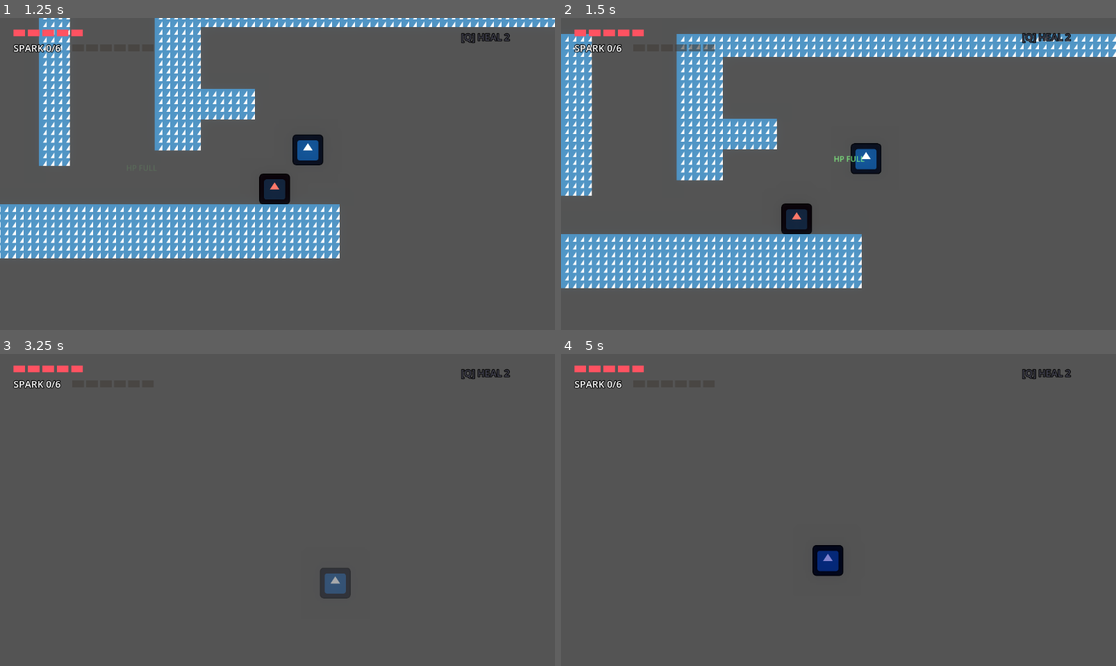
Above: before the commit, frames 1-4 (two rows, left to right).
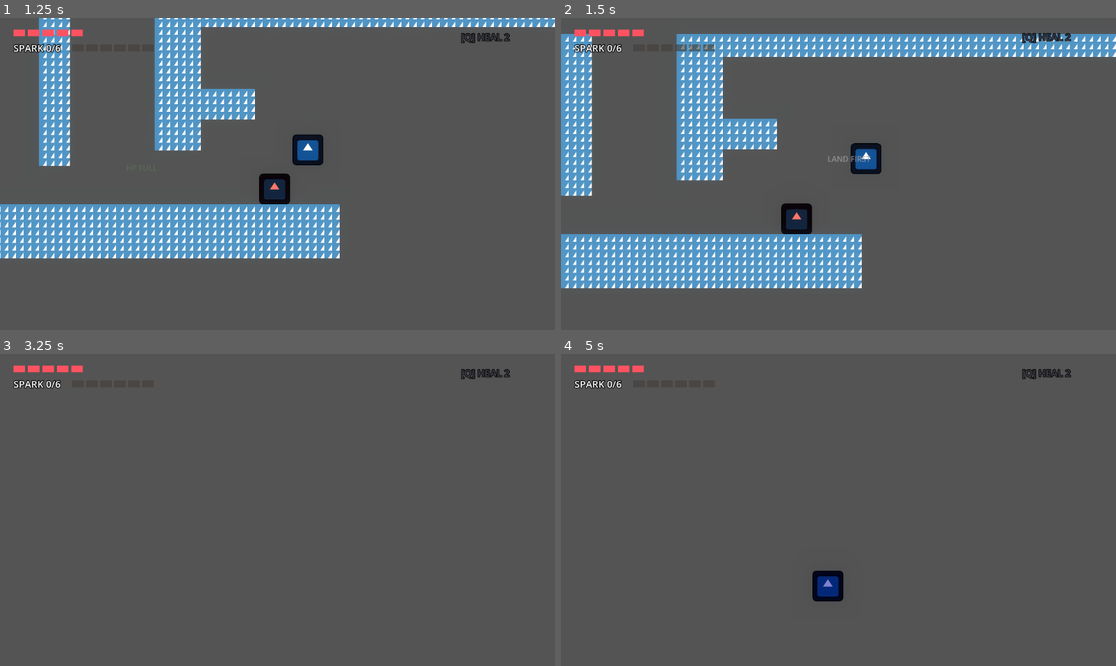
Above: after the commit, the same moments.

Repository: YllariSang/Action-Platformer-Prototype
Game: Godot game, scene res://Scenes/main.tscn
Two runs of this game, one before a commit and one after it. Both use one fixed random seed, a clock stepped at 60 frames per second and the inputs below. The engine's default icon, where the game draws it, is replaced by a stand-in: a white triangle on a blue panel in a dark square.
Inputs (mouse positions are in pixels of both pictures, inside the frame that each line leads up to):
- Up to frame 1 (1.25 s): tap Enter (ui_accept) at 0.5 s; move the mouse to (399, 158) at 0.52 s; hold D (right) from 0.53 s (still down); hold Q (heal) from 0.53 s (still down); tap Shift (dash) at 0.6 s; tap Space (jump) at 0.77, 1.07 s
- Up to frame 2 (1.5 s): keep holding D (right); move the mouse to (727, 189) at 1.27 s; release Q (heal) at 1.28 s; tap Q (heal) at 1.35 s
- Up to frame 3 (3.25 s): tap Space (jump) at 1.52, 1.82, 2.3, 2.85, 3.02 s; right-click (166, 525) at 1.55 s; move the mouse to (333, 441) at 2.02 s; release D (right) at 2.03 s; hold A (left) 2.03-2.78 s; right-click (333, 441) at 2.1 s; move the mouse to (249, 572) at 2.77 s; hold D (right) from 2.78 s (still down); tap Shift (dash) at 3.05 s
- Up to frame 4 (5 s): tap Space (jump) at 3.32, 3.77, 4.07, 4.52, 4.82 s; move the mouse to (1005, 556) at 3.52 s; press the mouse at (1005, 556) at 3.53 s; tap Q (heal) at 3.8 s; tap R (restart) at 4.15 s; move the mouse to (672, 463) at 4.27 s; release D (right) at 4.28 s; release the mouse at (672, 463) at 4.28 s; hold A (left) from 4.28 s (still down); tap Shift (dash) at 4.35 s; right-click (672, 463) at 4.55 s

Frame 1 is identical in both runs. In frame 2, less than 0.1% of the frame differs, in the area x 48-56%, y 44-47%; in frame 3, 0.5%; in frame 4, 0.9%, in the area x 45-51%, y 61-80%.

Commit message:
fix: gate player recovery actions

Diff:
--- a/Scripts/player.gd
+++ b/Scripts/player.gd
@@ -31,6 +31,10 @@
 @export var jump_force: float = -600.0
 @export var gravity: float = 1500.0
 @export var dash_speed: float = 1000.0
+## Seconds before the dash is handed back, counted from the moment it starts.
+## The dash itself only lasts DashTimer's 0.2s, so this is the gap that decides
+## how often the player can actually cross a gap or close on a flier.
+@export var dash_cooldown: float = 0.6
 @export var max_jumps: int = 2
 @export var wall_jump_push: float = 500.0
 @export var wall_slide_speed: float = 100.0
@@ -62,6 +66,12 @@
 var can_dash: bool = true
 var coyote_timer: float = 0.0
 
+## Time left on the dash cooldown. Counted down in _physics_process alongside
+## coyote_timer and invuln_timer rather than on a Timer node, because it gates a
+## single boolean and has to be readable synchronously by the ground contact
+## check in the same function.
+var _dash_cooldown_left: float = 0.0
+
 # Health
 var hp: int = 5
 var invuln_timer: float = 0.0
@@ -192,17 +202,19 @@
 	velocity.x -= recoil_applied_x
 	recoil_applied_x = 0.0
 
+	_dash_cooldown_left = maxf(0.0, _dash_cooldown_left - delta)
+
 	#COYOTE TIME & GRAVITY
 	if is_on_floor():
 		coyote_timer = coyote_time
 		jump_count = 0
-		can_dash = true
+		refresh_dash_charge()
 	else:
 		coyote_timer -= delta
 		if current_state != State.DASH:
 			if is_on_wall() and velocity.y > 0:
 				velocity.y = wall_slide_speed
-				can_dash = true
+				refresh_dash_charge()
 			else:
 				velocity.y += gravity * delta
 
@@ -274,7 +286,9 @@
 			velocity.y = jump_force
 			velocity.x = -facing_direction * wall_jump_push
 			jump_count = 1
-			can_dash = true
+			# Gated like every other hand-back, so wall-jumping up a shaft is not
+			# a way to chain dashes past the cooldown.
+			refresh_dash_charge()
 
 		# Normal Jump (Coyote)
 		elif coyote_timer > 0:
@@ -400,13 +414,39 @@
 	recoil_x_start = 0.0
 	recoil_time_left = 0.0
 
+## Hand the dash back when the player is standing on something solid.
+##
+## Two things gate it, and both are load-bearing:
+##
+## The cooldown, or landing would be a free reset. Refreshing the dash on
+## contact is what lets it be used mid-air at all; doing that unconditionally
+## every frame the player touches ground turns the dash into a 0.2s no-cost
+## horizontal burst you can repeat forever, which is exactly as endless as it
+## sounds against a flier.
+##
+## The state check, because a ground dash never leaves the floor: DASH skips
+## gravity and zeroes velocity.y, so is_on_floor() stays true for the whole
+## 0.2s. Re-granting here un-spent the dash mid-flight, and since the press is
+## read as `is_action_just_pressed` a player leaning on the key could restart the
+## dash over and over and never once be off the ground.
+func refresh_dash_charge() -> void:
+	if current_state == State.DASH or _dash_cooldown_left > 0.0:
+		return
+	can_dash = true
+
 func try_to_dash():
+	# DASH refuses itself for the same reason it refuses to re-enter from the
+	# contact check: re-dashing mid-flight would reset the velocity and restart
+	# the timer, which is an unbounded dash rather than a cooldown.
 	# HEALING refuses too: a dash is a free cancel out of a channel, which
 	# together with i-frames made healing a no-risk panic button.
-	if not can_dash or current_state == State.PARRY or current_state == State.RECOVERY or current_state == State.HEALING: return
+	if not can_dash or current_state == State.DASH or current_state == State.PARRY or current_state == State.RECOVERY or current_state == State.HEALING: return
 
 	current_state = State.DASH
 	can_dash = false
+	# From the start of the dash, not the end, so the cooldown is what the player
+	# feels between dashes: dash_cooldown minus the 0.2s the dash itself lasts.
+	_dash_cooldown_left = dash_cooldown
 
 	var input_dir = Input.get_axis("left", "right")
 	var dash_dir = input_dir if input_dir != 0 else facing_direction
@@ -569,8 +609,15 @@
 	current_state = State.DEAD
 
 	# Drop the player's guard so nothing keeps hitting a corpse.
-	parry_box.monitoring = false
-	parry_box.monitorable = false
+	#
+	# Deferred, not assigned. A lethal bullet hit arrives inside
+	# enemy_bullet.gd's `_on_body_entered`, and Godot refuses to change an area's
+	# monitoring state from inside a physics signal callback: assigning directly
+	# raised "Function blocked during in/out signal" on every death and left the
+	# box monitorable. This is the same reason a successful parry drops the box
+	# with set_deferred().
+	parry_box.set_deferred("monitoring", false)
+	parry_box.set_deferred("monitorable", false)
 	can_parry = false
 	can_dash = false
 	# After the state change, so this cannot put the player back into IDLE on
@@ -612,8 +659,27 @@
 ## tempting -- mid-run, in the open -- was the one moment it could not start, so
 ## the player had to stop, let go, and start again. HEALING roots the player by
 ## itself, so a direction held at press time is simply overridden.
+##
+## The channel is also ground only. That is the same rule seen from the other
+## side: the hold is only a commitment because it roots the player somewhere
+## they were going to be shot at, and an airborne player has already lost the
+## mobility, so the cost is empty and the heal becomes a free 1 HP on the way
+## down. See the guard below.
 func try_to_heal() -> void:
 	if is_dead or current_state == State.HEALING: return
+
+	# Ground only, and checked before the state gate so a heal pressed in the air
+	# gets a reason rather than silence. In the air the channel costs the player
+	# nothing they still have: HEALING zeroes horizontal velocity and gravity
+	# runs regardless, so the "stand still and commit" that is the entire cost
+	# of a heal evaporates and 2 Sparks buys 1 HP off any ledge, at any point in
+	# a platformer's constant falling. Latches like the refusals below, so
+	# holding Q through a fall prints this once instead of every physics tick.
+	if not is_on_floor():
+		spawn_popup("LAND FIRST", Color(0.6, 0.6, 0.6))
+		_heal_locked = true
+		return
+
 	# Refuse from every state the player has already committed to, so a heal can
 	# never be folded into a dash, a parry, or the recovery penalty. See the note
 	# on try_to_parry() for why movement is not one of those states.
